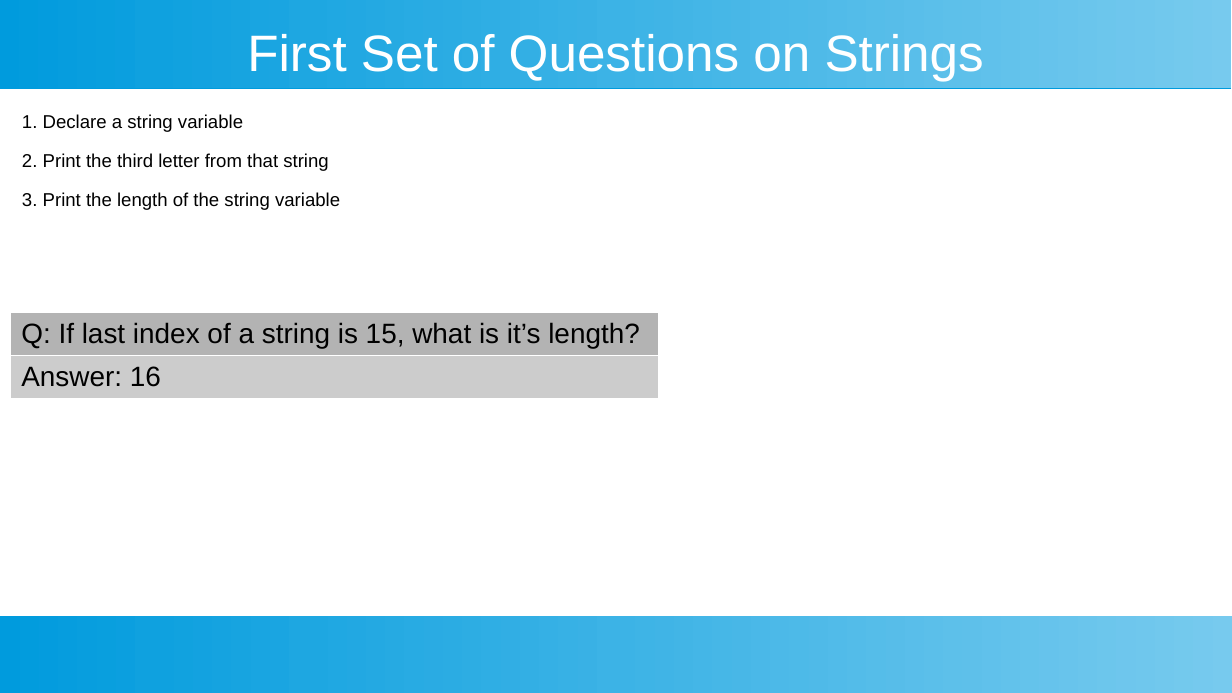
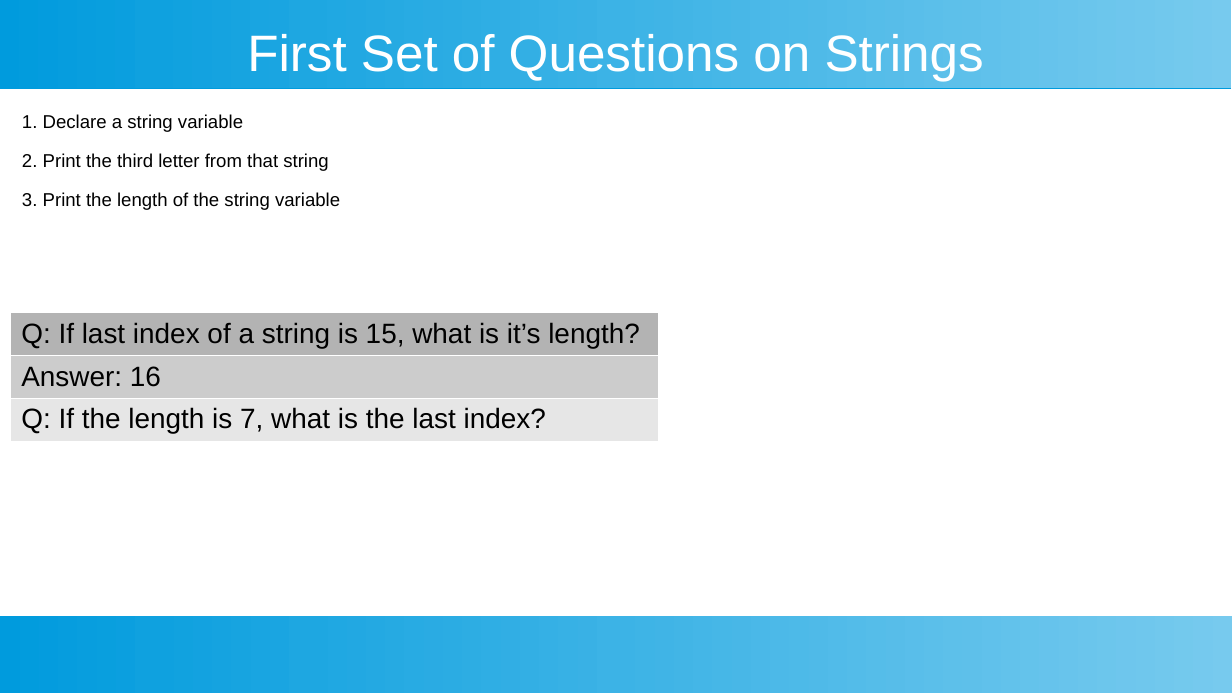
Before and after one commit to ashishjain1547/public_lessons_in_python, a slide deck: slide 6 of Ch 4 - Strings/Strings.odp (slide 5 before the commit). Drawn at 1232x693 pixels with LibreOffice and Linux fonts; fonts in the diff are those of the drawing. Boxes give left, top, right and bottom in pixels: in the first picture for what was removed or moved away, otherwise in the second. Text is boxed around its words. In the diff, an @@ line names an element or a change of style, - is before the commit and + after.

```diff
--- a/Ch 4 - Strings/Strings.odp
+++ b/Ch 4 - Strings/Strings.odp
@@ table at (10,313,657,442) @@
+row 3: Q: If the length is 7, what is the last index?
```
Also in this commit, not shown: 3 other slides changed, 2 slides added, 1 slide removed, 20 other files.
